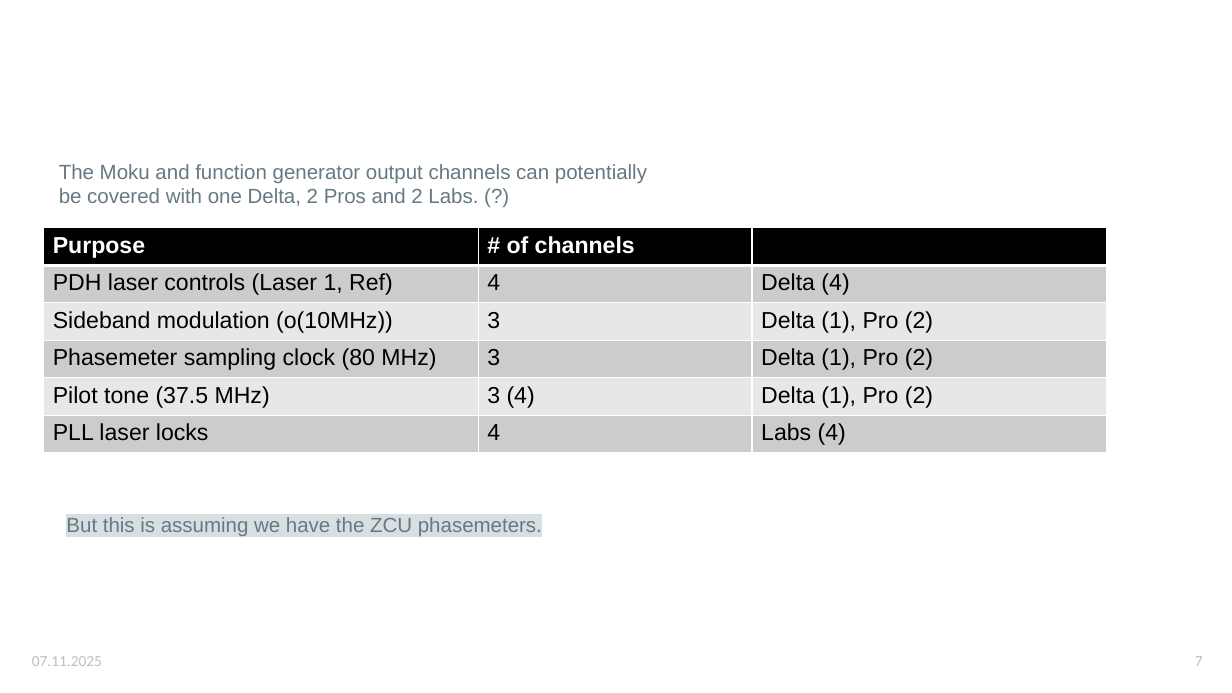
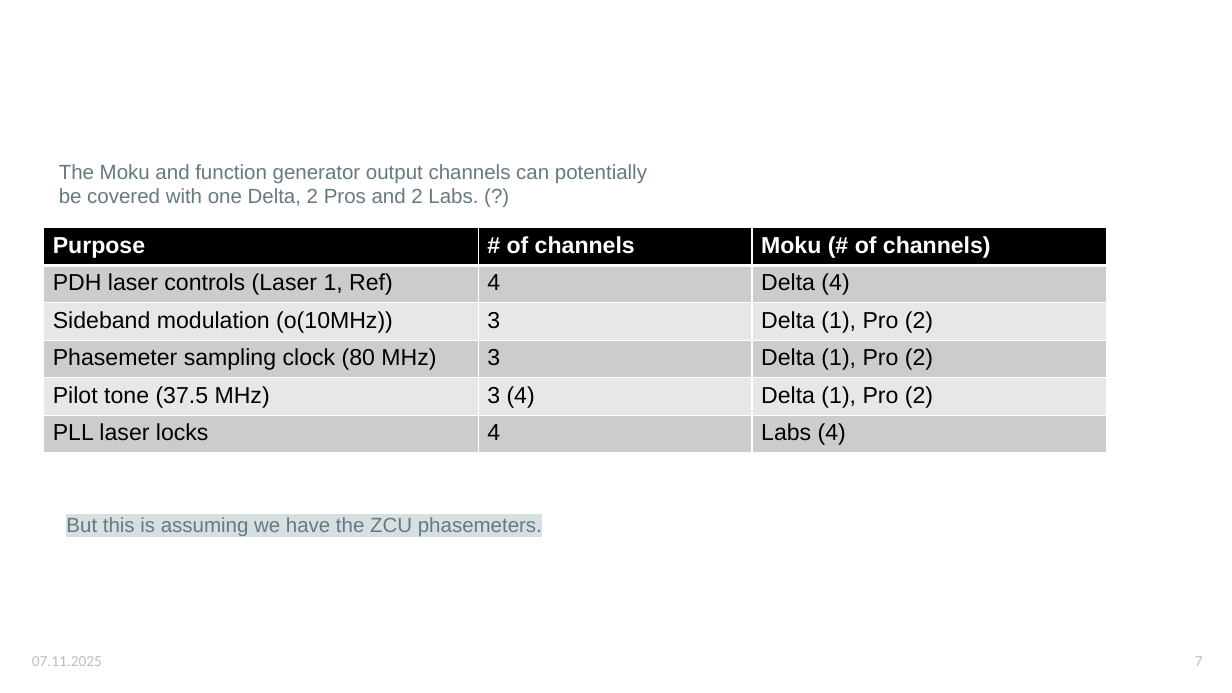
Before and after one commit to karinkruuse/Esitlused, a slide deck: slide 7 of frequency distribution.pptx. Drawn at 1232x693 pixels with LibreOffice and Linux fonts; fonts in the diff are those of the drawing. Boxes give left, top, right and bottom in pixels: in the first picture for what was removed or moved away, otherwise in the second. Text is boxed around its words. In the diff, an @@ line names an element or a change of style, - is before the commit and + after.

Commit message:
mokuPro

```diff
--- a/frequency distribution.pptx
+++ b/frequency distribution.pptx
@@ table at [43,228,1105,453] @@
-row 1, column 3: 
+row 1, column 3: Moku (# of channels)
```
Also in this commit, not shown: 5 other slides changed, 1 other file.
